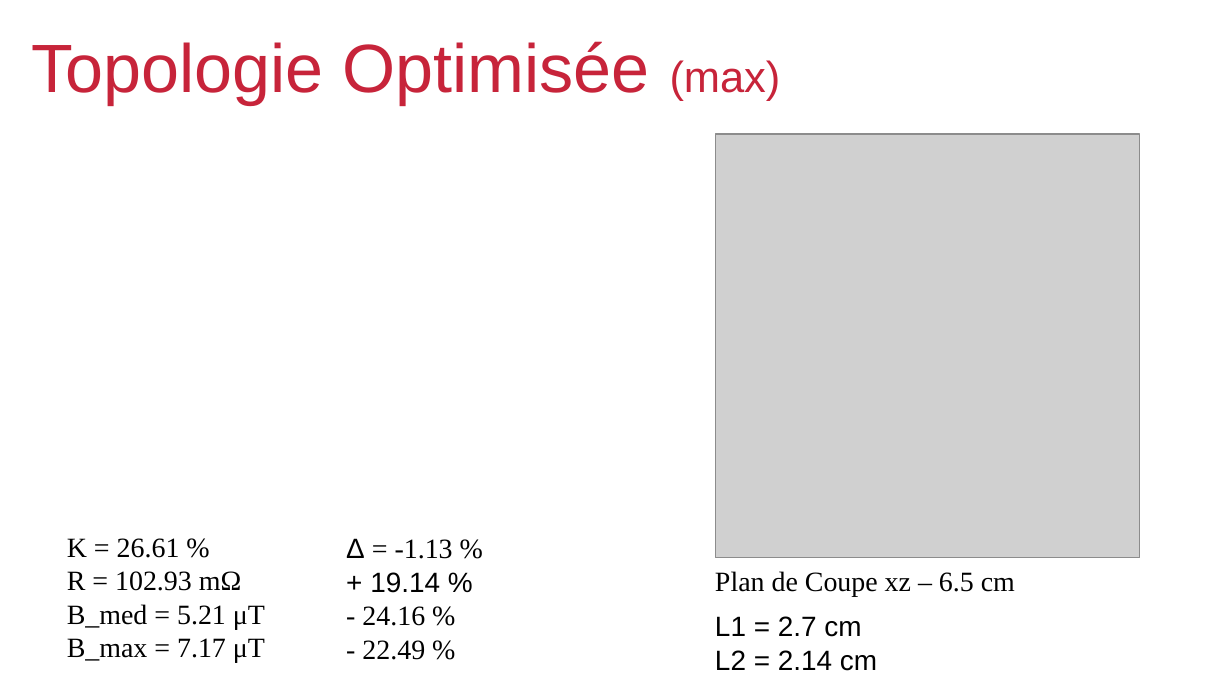
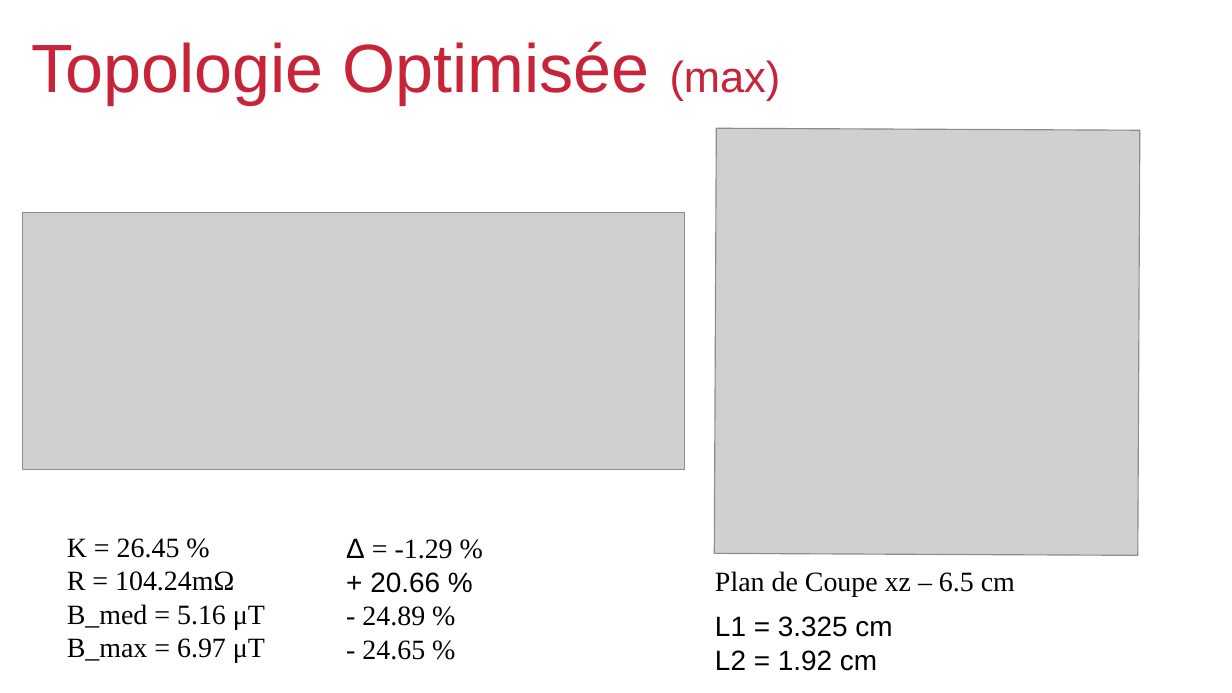
Before and after one commit to viniciustmoraes/COMSOL_simulations, a slide deck: slide 5 of Results/presentationResults.odp. Drawn at 1232x693 pixels with LibreOffice and Linux fonts; fonts in the diff are those of the drawing; grey boxes stand for pictures; background and template pictures are left out. Boxes give left, top, right and bottom in pixels: in the first picture for what was removed or moved away, otherwise in the second. Text is boxed around its words. In the diff, an @@ line names an element or a change of style, - is before the commit and + after.

```diff
--- a/Results/presentationResults.odp
+++ b/Results/presentationResults.odp
@@ picture moved from (x1=715, y1=134, x2=1140, y2=558) to (x1=714, y1=129, x2=1140, y2=556) @@
@@ picture added at (x1=22, y1=212, x2=685, y2=470) @@
@@ text at (x1=67, y1=538, x2=265, y2=663): text changed @@
-K = 26.61 %
-R = 102.93 mΩ
-B_med = 5.21 μT
-B_max = 7.17 μT
+K = 26.45 %
+R = 104.24mΩ
+B_med = 5.16 μT
+B_max = 6.97 μT
@@ text at (x1=346, y1=538, x2=453, y2=660): text changed @@
-Δ = -1.13 %
-+ 19.14 %
-- 24.16 %
-- 22.49 %
+Δ = -1.29 %
++ 20.66 %
+- 24.89 %
+- 24.65 %
@@ text at (x1=715, y1=616, x2=892, y2=671): text changed @@
-L1 = 2.7 cm
-L2 = 2.14 cm
+L1 = 3.325 cm
+L2 = 1.92 cm
```
Also in this commit, not shown: 4 other files.
